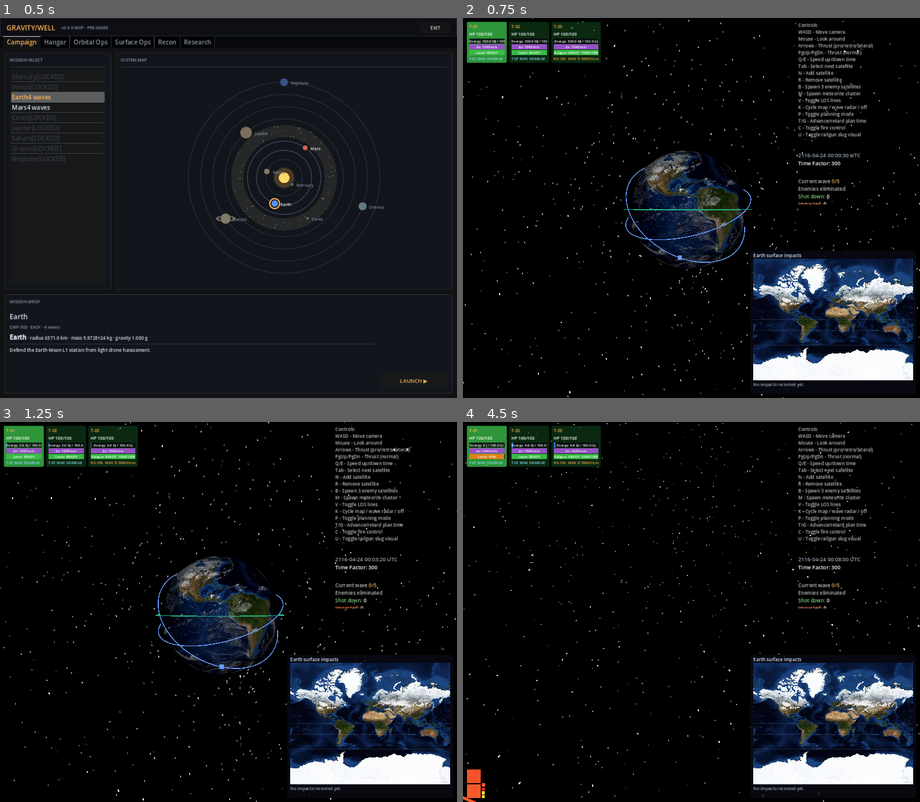
Above: before the commit, frames 1-4 (two rows, left to right).
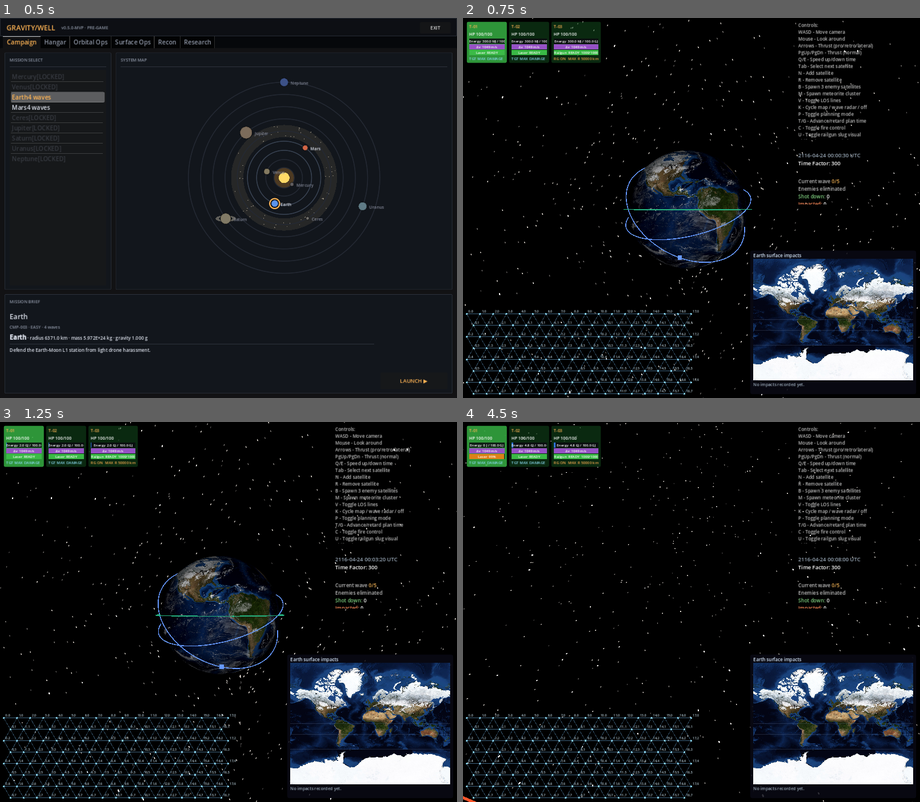
Above: after the commit, the same moments.

Repository: mellenburg/game
Game: Godot game, scene res://scenes/menu.tscn
Same seed, same stepped clock (60 frames per second), same inputs: the game is played once before the commit and once after it.
Inputs (mouse positions are in pixels of both pictures, inside the frame that each line leads up to):
- Up to frame 1 (0.5 s): no input
- Up to frame 2 (0.75 s): click "LAUNCH ▶" at 0.5 s
- Up to frame 3 (1.25 s): no input
- Up to frame 4 (4.5 s): tap Enter (end_game) at 1.25 s; move the mouse to (714, 612) at 1.27 s; hold W (move_forward) 1.28-2 s; tap J (add_decaying_enemy) at 1.35 s; click (714, 612) at 1.42 s; click "Acknowledge ▶" at 2 s; click "LAUNCH ▶" at 2.75 s; move the mouse to (668, 612) at 3.52 s; hold W (move_forward) from 3.53 s (still down); tap B (add_enemies) at 3.6 s; click (668, 612) at 3.67 s; move the mouse to (700, 604) at 4.27 s; tap M (add_meteorites) at 4.35 s; click (700, 604) at 4.42 s

Frame 1 is identical in both runs. In frame 2, 2.1% of the frame differs, in the area x 0-52%, y 76-100%; in frame 3, 2.1%; in frame 4, 2.2%.

Commit message:
Replace enemy roster with triangular tessellation grid
The bottom-left enemy status boxes are removed; in their place a new
TessellationGrid Control draws 8 rows of vertices at 30 px spacing,
with every other row offset right by half the in-row step (which
itself equals 2*tan(30°)*30 ≈ 34.6 px so every triangle is
equilateral). Each vertex is connected to its 2-6 nearest neighbours
and labelled with its (col, row) grid coordinates so cells can be
referenced individually when grouping them into a higher-level
pattern. HUD enemy-roster code and constants were dropped — no
external code referenced them.

Diff:
--- a/godot/scenes/main.tscn
+++ b/godot/scenes/main.tscn
@@ -14,6 +14,7 @@
 [ext_resource type="Script" path="res://scripts/pause_menu.gd" id="12_pause_menu"]
 [ext_resource type="Script" path="res://scripts/end_game_overlay.gd" id="13_end_game"]
 [ext_resource type="Script" path="res://scripts/slug_renderer.gd" id="14_slugs"]
+[ext_resource type="Script" path="res://scripts/tessellation_grid.gd" id="15_tess"]
 
 [sub_resource type="ShaderMaterial" id="ShaderMat_sky"]
 shader = ExtResource("7_sky")
@@ -111,7 +112,7 @@
 mouse_filter = 2
 theme_override_constants/separation = 6
 
-[node name="EnemyRoster" type="VBoxContainer" parent="CanvasLayer/HUD"]
+[node name="TessellationGrid" type="Control" parent="CanvasLayer/HUD"]
 layout_mode = 1
 anchors_preset = 0
 anchor_left = 0.0
@@ -123,8 +124,7 @@
 offset_right = 0.0
 offset_bottom = -10.0
 mouse_filter = 2
-alignment = 2
-theme_override_constants/separation = 4
+script = ExtResource("15_tess")
 
 [node name="TargetContainer" type="Control" parent="CanvasLayer/HUD"]
 layout_mode = 1
--- a/godot/scripts/hud.gd
+++ b/godot/scripts/hud.gd
@@ -2,16 +2,9 @@
 extends Control
 ## Roster + targeting overlay. Player units render as green-tinted
 ## panels along the top-left and surface HP / energy / cooldown rows.
-## Enemies render along the bottom-left as squares whose edge length
-## scales with max_hp^(1/3), capped at 10k HP. Sub-linear so a heavy
-## boss doesn't dwarf a meteorite wave; the cube root keeps every box
-## comfortably under half a row's max height, which lets small bodies
-## stack vertically into compact columns. Boxes flow into a column
-## bottom-up until adding another would exceed the row height, then
-## start a new column to the right; rows wrap upward once the half-
-## viewport width cap is hit. The solid fill shrinks bottom-up as HP
-## drops, revealing a translucent red layer that marks the original
-## footprint.
+## The bottom-left slot that previously hosted enemy status boxes is
+## now driven by TessellationGrid (a separate node) — the HUD no
+## longer renders per-enemy panels.
 ##
 ## BBCode / panel rebuilds throttle to ~10 Hz; per-frame allocations
 ## are avoided by reusing children across ticks (we only add/remove
@@ -103,7 +96,6 @@
 @onready var surface_player_roster: HBoxContainer = (
 	$PlayerRosters/SurfacePlayerRoster as HBoxContainer
 )
-@onready var enemy_roster: VBoxContainer = $EnemyRoster as VBoxContainer
 @onready var target_container: Control = $TargetContainer as Control
 @onready var kill_stats: RichTextLabel = $KillStats as RichTextLabel
 
@@ -232,7 +224,7 @@
 
 
 func _update_rosters(orbital_set: Node, planning_mode: bool) -> void:
-	if player_roster == null or enemy_roster == null:
+	if player_roster == null:
 		return
 	var satellites: Array = orbital_set.satellites
 	var selected_idx: int = (
@@ -247,20 +239,16 @@
 	# satellite into whichever row holds it.
 	var orbital_players: Array[Satellite] = []
 	var surface_players: Array[Satellite] = []
-	var enemies: Array[Satellite] = []
 	var orbital_selected_in_roster: int = -1
 	var surface_selected_in_roster: int = -1
-	var selected_enemy: Satellite = null
 
 	for i in range(satellites.size()):
 		var sat: Satellite = satellites[i]
 		if not sat.alive:
 			continue
 		if sat.team == Satellite.TEAM_ENEMY:
-			if i == selected_idx:
-				selected_enemy = sat
-			enemies.append(sat)
-		elif sat.is_surface:
+			continue
+		if sat.is_surface:
 			if i == selected_idx:
 				surface_selected_in_roster = surface_players.size()
 			surface_players.append(sat)
@@ -268,14 +256,6 @@
 			if i == selected_idx:
 				orbital_selected_in_roster = orbital_players.size()
 			orbital_players.append(sat)
-
-	var current_sim_time: float = orbital_set.sim_time
-	enemies = _sort_enemies_by_impact_urgency(enemies, current_sim_time)
-	# Recompute the selected-enemy index after the sort so the green
-	# selection tint follows the satellite, not its old slot.
-	var enemy_selected_in_roster: int = -1
-	if selected_enemy != null:
-		enemy_selected_in_roster = enemies.find(selected_enemy)
 
 	_render_player_roster_into(
 		player_roster, orbital_players, orbital_selected_in_roster
@@ -287,44 +267,6 @@
 		# Hide the surface row entirely when nothing's placed so the HUD
 		# doesn't reserve dead space for an empty container.
 		surface_player_roster.visible = not surface_players.is_empty()
-	_render_enemy_roster(enemies, enemy_selected_in_roster, current_sim_time)
-
-
-# Sort enemies so the body with the smallest predicted impact time on
-# Earth lands in the top-left slot of the bottom-strip roster, with
-# the rest descending by urgency. Bodies whose current trajectory does
-# not intersect the surface (regular orbital enemies) all share INF
-# and fall to the tail; the instance-id tiebreaker keeps their
-# relative order stable across HUD refreshes so they don't shuffle
-# visually.
-#
-# Reads the cached absolute impact sim-time via predict_impact_sim_time
-# — for an unforced body that's a single field read, computed once at
-# spawn and never updated thereafter. Ordering by absolute time gives
-# the same ranking as ordering by relative ETA without the per-tick
-# bookkeeping. The sort is O(n log n) field reads with at most one
-# fresh propagation per newly-spawned enemy.
-func _sort_enemies_by_impact_urgency(
-	enemies: Array[Satellite], current_sim_time: float
-) -> Array[Satellite]:
-	if enemies.size() <= 1:
-		return enemies
-	var pairs: Array[Dictionary] = []
-	for sat in enemies:
-		pairs.append({
-			"sat": sat,
-			"tti": sat.predict_impact_sim_time(current_sim_time),
-			"id": sat.get_instance_id(),
-		})
-	pairs.sort_custom(func(a: Dictionary, b: Dictionary) -> bool:
-		if a["tti"] != b["tti"]:
-			return a["tti"] < b["tti"]
-		return a["id"] < b["id"]
-	)
-	var sorted: Array[Satellite] = []
-	for pair: Dictionary in pairs:
-		sorted.append(pair["sat"])
-	return sorted
 
 
 # Generic renderer that fills any HBoxContainer with one player-style
@@ -343,213 +285,6 @@
 	for i in range(sats.size()):
 		var box := host.get_child(i) as PanelContainer
 		_update_box(box, sats[i], i == selected)
-
-
-# Edge length = ENEMY_BOX_SIDE_AT_MAX * (clamp(max_hp, 1, CLAMP) /
-# CLAMP)^(1/3). Cube root → area ∝ hp^(2/3), so big bodies grow
-# noticeably without blowing out the strip. The clamp matters because
-# late-game bosses can exceed 10k HP; we don't let raw HP drive size
-# past that point. AT_MAX is set below half the row height so even a
-# capped boss leaves room for a second box stacked above it.
-const ENEMY_HP_CLAMP: float = 10000.0
-const ENEMY_BOX_SIDE_AT_MAX: float = 36.0
-const ENEMY_BOX_SIDE_MIN: float = 6.0
-const ENEMY_ROW_MAX_HEIGHT: float = 80.0
-const ENEMY_BOX_SEPARATION: int = 3
-# Drawn behind the solid fill at full box dimensions, so any area the
-# fill no longer covers reads as "lost HP". Translucent so it doesn't
-# fight the overlapping LOS lines or the radar / impact map below.
-const ENEMY_LOST_HP_COLOR := Color(1.0, 0.3, 0.3, 0.30)
-# Fill alpha for the live-HP layer. The hue is taken from each
-# satellite's ETA gradient (Satellite.enemy_path_gradient_color) so the
-# 3D orbit ribbon and the HUD box read off the same scale; this
-# constant just enforces a uniform translucency across all enemy boxes
-# so the gradient hue is what the operator's eye picks up, not
-# variations in opacity.
-const ENEMY_FILL_ALPHA: float = 0.95
-const ENEMY_FILL_SELECTED := Color(0.20, 1.00, 0.20, 1.0)
-
-
-# Two-level pack: boxes stack vertically into columns up to the row
-# height cap, then columns flow left→right until the half-viewport
-# width cap forces a new row above. Lets a wave of cheap meteorites
-# fit on a single visible row without crowding the orbital view.
-func _render_enemy_roster(
-	sats: Array[Satellite], selected: int, current_sim_time: float
-) -> void:
-	if enemy_roster == null:
-		return
-	var max_row_w: float = get_viewport_rect().size.x * 0.5
-	var sep: float = float(ENEMY_BOX_SEPARATION)
-
-	# Pack into columns first, in arrival order. A column never starts
-	# empty so an oversize single box still gets its own column rather
-	# than being dropped.
-	var cols: Array = []
-	var col_indices: Array = []
-	var col_height: float = 0.0
-	var col_width: float = 0.0
-	for i in range(sats.size()):
-		var side := _enemy_box_side(sats[i])
-		var add := side + (sep if not col_indices.is_empty() else 0.0)
-		if not col_indices.is_empty() and col_height + add > ENEMY_ROW_MAX_HEIGHT:
-			cols.append([col_indices, col_width])
-			col_indices = [i]
-			col_height = side
-			col_width = side
-		else:
-			col_indices.append(i)
-			col_height += add
-			col_width = maxf(col_width, side)
-	if not col_indices.is_empty():
-		cols.append([col_indices, col_width])
-
-	# Group columns into rows under the half-viewport cap.
-	var rows: Array = []
-	var row_cols: Array = []
-	var row_w: float = 0.0
-	for col in cols:
-		var cw: float = col[1]
-		var add_w := cw + (sep if not row_cols.is_empty() else 0.0)
-		if not row_cols.is_empty() and row_w + add_w > max_row_w:
-			rows.append(row_cols)
-			row_cols = [col]
-			row_w = cw
-		else:
-			row_cols.append(col)
-			row_w += add_w
-	if not row_cols.is_empty():
-		rows.append(row_cols)
-
-	# Reuse row containers across ticks; only resize the pool when the
-	# row count changes (matches the player-roster idiom).
-	while enemy_roster.get_child_count() < rows.size():
-		enemy_roster.add_child(_make_enemy_row())
-	while enemy_roster.get_child_count() > rows.size():
-		var stale := enemy_roster.get_child(enemy_roster.get_child_count() - 1)
-		enemy_roster.remove_child(stale)
-		stale.queue_free()
-
-	for r in range(rows.size()):
-		var row := enemy_roster.get_child(r) as HBoxContainer
-		var rcols: Array = rows[r]
-		while row.get_child_count() < rcols.size():
-			row.add_child(_make_enemy_column())
-		while row.get_child_count() > rcols.size():
-			var stale_col := row.get_child(row.get_child_count() - 1)
-			row.remove_child(stale_col)
-			stale_col.queue_free()
-		for ci in range(rcols.size()):
-			var col := row.get_child(ci) as VBoxContainer
-			var indices: Array = rcols[ci][0]
-			while col.get_child_count() < indices.size():
-				col.add_child(_make_enemy_box())
-			while col.get_child_count() > indices.size():
-				var stale_box := col.get_child(col.get_child_count() - 1)
-				col.remove_child(stale_box)
-				stale_box.queue_free()
-			for bi in range(indices.size()):
-				var sat_i: int = indices[bi]
-				_update_enemy_box(
-					col.get_child(bi) as Control,
-					sats[sat_i],
-					sat_i == selected,
-					current_sim_time,
-				)
-
-
-func _enemy_box_side(sat: Satellite) -> float:
-	var hp_capped := clampf(sat.max_hp, 1.0, ENEMY_HP_CLAMP)
-	var t: float = pow(hp_capped / ENEMY_HP_CLAMP, 1.0 / 3.0)
-	return maxf(ENEMY_BOX_SIDE_MIN, ENEMY_BOX_SIDE_AT_MAX * t)
-
-
-func _make_enemy_row() -> HBoxContainer:
-	var row := HBoxContainer.new()
-	row.mouse_filter = Control.MOUSE_FILTER_IGNORE
-	row.add_theme_constant_override("separation", ENEMY_BOX_SEPARATION)
-	# SHRINK_END so a row with mixed-size columns plants every column on
-	# a common bottom line — the smaller meteorite squares hug the same
-	# baseline as the bigger decaying bodies.
-	row.size_flags_vertical = Control.SIZE_SHRINK_END
-	return row
-
-
-func _make_enemy_column() -> VBoxContainer:
-	var col := VBoxContainer.new()
-	col.mouse_filter = Control.MOUSE_FILTER_IGNORE
-	col.add_theme_constant_override("separation", ENEMY_BOX_SEPARATION)
-	col.size_flags_vertical = Control.SIZE_SHRINK_END
-	return col
-
-
-func _make_enemy_box() -> Control:
-	var box := Control.new()
-	box.mouse_filter = Control.MOUSE_FILTER_IGNORE
-	box.size_flags_vertical = Control.SIZE_SHRINK_END
-	box.size_flags_horizontal = Control.SIZE_SHRINK_BEGIN
-
-	# Layer 0: full-size translucent red — the "original size" footprint.
-	var lost := ColorRect.new()
-	lost.set_anchors_preset(Control.PRESET_FULL_RECT)
-	lost.color = ENEMY_LOST_HP_COLOR
-	lost.mouse_filter = Control.MOUSE_FILTER_IGNORE
-	box.add_child(lost)
-
-	# Layer 1: solid fill, anchor-driven so we never measure pixels —
-	# anchor_top = 1 - hp/max yields a bottom-aligned column whose area
-	# tracks current HP linearly.
-	var fill := ColorRect.new()
-	fill.anchor_left = 0.0
-	fill.anchor_right = 1.0
-	fill.anchor_top = 0.0
-	fill.anchor_bottom = 1.0
-	# Placeholder tint — _update_enemy_box overwrites this on the first
-	# tick with the ETA-gradient color. Initial value is just opaque
-	# white so a pre-update box reads as "live" rather than as part of
-	# the lost-HP backplate.
-	fill.color = Color(1.0, 1.0, 1.0, ENEMY_FILL_ALPHA)
-	fill.mouse_filter = Control.MOUSE_FILTER_IGNORE
-	box.add_child(fill)
-
-	return box
-
-
-func _update_enemy_box(
-	box: Control,
-	sat: Satellite,
-	is_selected: bool,
-	current_sim_time: float,
-) -> void:
-	var side := _enemy_box_side(sat)
-	box.custom_minimum_size = Vector2(side, side)
-
-	var fill := box.get_child(1) as ColorRect
-	if fill == null:
-		return
-	if _is_hit_target(sat):
-		fill.color = BOX_HIT_FLASH
-	elif is_selected:
-		fill.color = ENEMY_FILL_SELECTED
-	else:
-		fill.color = _enemy_fill_color(sat, current_sim_time)
-
-	var max_hp := maxf(sat.max_hp, 1.0)
-	var frac := clampf(sat.hp / max_hp, 0.0, 1.0)
-	fill.anchor_top = 1.0 - frac
-
-
-# Roster-box hue tracks the same yellow → red impact-ETA gradient as
-# the 3D orbit ribbon, so a quick scan of the bottom strip ranks
-# threats by urgency without the operator having to look at the orbital
-# view. Subtype distinction (sat / meteorite / decaying) is dropped on
-# purpose — it duplicated information that's already conveyed by the
-# 3D marker shape and the radar overlay, and competed with the ETA cue
-# this gradient is meant to carry.
-func _enemy_fill_color(sat: Satellite, current_sim_time: float) -> Color:
-	var c := sat.enemy_path_gradient_color(current_sim_time)
-	c.a = ENEMY_FILL_ALPHA
-	return c
 
 
 func _make_box() -> PanelContainer:
--- /dev/null
+++ b/godot/scripts/tessellation_grid.gd
@@ -0,0 +1,116 @@
+class_name TessellationGrid
+extends Control
+## Triangular-tessellation overlay that replaces the bottom-left enemy
+## status boxes. Lays down 8 rows of vertices with every other row
+## offset horizontally by half the in-row spacing; each vertex is
+## connected to its 2-6 nearest neighbours so the resulting edges
+## describe an equilateral-triangle mesh. Cells (vertices) are labelled
+## with their (col, row) grid coordinates so they can be referenced
+## individually when grouping cells into a higher-level pattern.
+##
+## Geometry: rows are vertically separated by VERTICAL_SPACING px; the
+## in-row horizontal step is 2*tan(30°)*VERTICAL_SPACING, which is
+## 2/sqrt(3) — the exact spacing that makes every triangle equilateral.
+## Even rows (r % 2 == 0) start at x=0; odd rows are offset right by
+## half the horizontal step. Row 0 is at the top of the grid; the grid
+## is bottom-anchored within its own Control so it sits where the old
+## enemy roster did.
+
+const ROWS: int = 8
+
+# Pixel gap between consecutive rows. Picked so 8 rows comfortably fit
+# in the bottom-left HUD slot vacated by the enemy roster.
+const VERTICAL_SPACING: float = 30.0
+
+# 2*tan(30°) == 2/sqrt(3). Cached as a constant so _draw doesn't
+# re-evaluate the trig identity each frame.
+const HORIZONTAL_SPACING: float = 2.0 * VERTICAL_SPACING / 1.7320508075688772
+
+const VERTEX_COLOR := Color(0.55, 0.85, 0.95, 0.95)
+const EDGE_COLOR := Color(0.35, 0.55, 0.70, 0.70)
+const LABEL_COLOR := Color(0.85, 0.95, 1.00, 0.85)
+const VERTEX_RADIUS: float = 2.5
+const EDGE_WIDTH: float = 1.0
+const LABEL_FONT_SIZE: int = 8
+const LABEL_OFFSET := Vector2(4.0, -4.0)
+
+var _font: Font
+
+
+func _ready() -> void:
+	mouse_filter = Control.MOUSE_FILTER_IGNORE
+	_font = ThemeDB.fallback_font
+	resized.connect(queue_redraw)
+
+
+func _draw() -> void:
+	# Available width is the control's own width — main.tscn anchors
+	# the right edge to the screen midpoint, so this naturally honours
+	# the "extend to halfway across the screen" requirement without the
+	# script having to know about the viewport.
+	var avail_w: float = size.x
+	if avail_w <= 0.0:
+		return
+
+	# Bottom-anchored: row 0 is at the top of the grid, row ROWS-1 sits
+	# on the control's bottom edge. The old enemy boxes grew bottom-up
+	# from the same baseline, so the new tessellation occupies the
+	# same visual footprint.
+	var y_bottom: float = size.y - 1.0
+	var verts: Array = []
+	for r in range(ROWS):
+		var y: float = y_bottom - float(ROWS - 1 - r) * VERTICAL_SPACING
+		var x_offset: float = 0.0 if r % 2 == 0 else HORIZONTAL_SPACING * 0.5
+		var row_verts: Array[Vector2] = []
+		var c: int = 0
+		while x_offset + float(c) * HORIZONTAL_SPACING <= avail_w:
+			row_verts.append(Vector2(x_offset + float(c) * HORIZONTAL_SPACING, y))
+			c += 1
+		verts.append(row_verts)
+
+	# Edges first so vertex dots draw on top. For each vertex we emit
+	# its right-neighbour edge plus the two edges that descend into the
+	# next row — this covers every unique edge of the triangular mesh
+	# exactly once without an O(n^2) pair scan.
+	for r in range(ROWS):
+		var row: Array[Vector2] = verts[r]
+		for c in range(row.size()):
+			var p: Vector2 = row[c]
+			if c + 1 < row.size():
+				draw_line(p, row[c + 1], EDGE_COLOR, EDGE_WIDTH)
+			if r + 1 < ROWS:
+				var lower: Array[Vector2] = verts[r + 1]
+				# Even row → next row is offset right by w/2, so the two
+				# downward neighbours sit at indices c-1 and c. Odd row
+				# → next row sits flush with x=0, so neighbours are at
+				# indices c and c+1. This is the standard triangular-
+				# lattice adjacency; off-by-one here would skew every
+				# triangle into a degenerate pair.
+				var ll: int
+				var lr: int
+				if r % 2 == 0:
+					ll = c - 1
+					lr = c
+				else:
+					ll = c
+					lr = c + 1
+				if ll >= 0 and ll < lower.size():
+					draw_line(p, lower[ll], EDGE_COLOR, EDGE_WIDTH)
+				if lr >= 0 and lr < lower.size():
+					draw_line(p, lower[lr], EDGE_COLOR, EDGE_WIDTH)
+
+	for r in range(ROWS):
+		var row: Array[Vector2] = verts[r]
+		for c in range(row.size()):
+			var p: Vector2 = row[c]
+			draw_circle(p, VERTEX_RADIUS, VERTEX_COLOR)
+			if _font != null:
+				draw_string(
+					_font,
+					p + LABEL_OFFSET,
+					"%d,%d" % [c, r],
+					HORIZONTAL_ALIGNMENT_LEFT,
+					-1.0,
+					LABEL_FONT_SIZE,
+					LABEL_COLOR,
+				)
